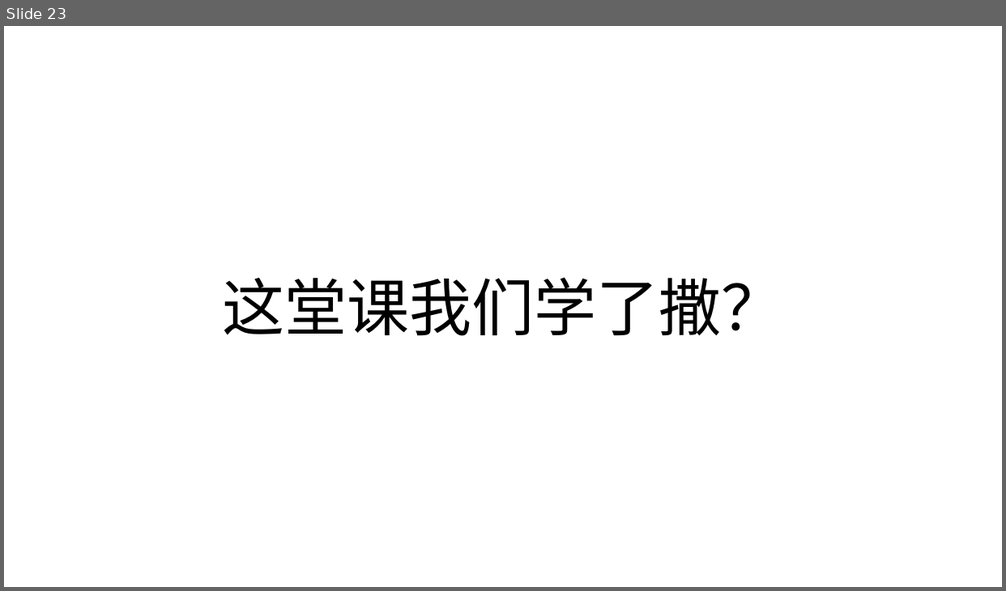
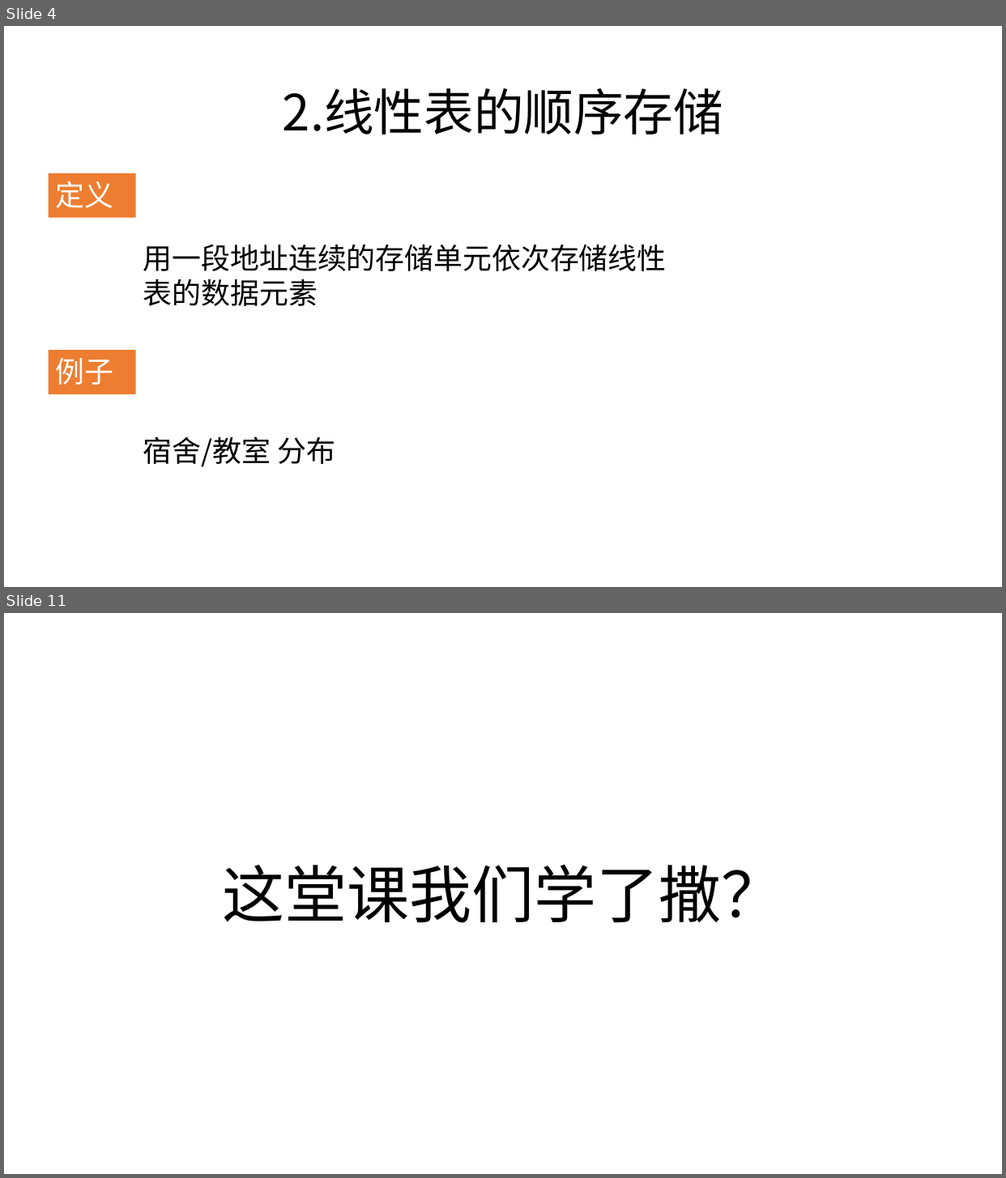
Before and after one commit to zjyesir/hmc_data_structure, a slide deck: 2.线性表.pptx. Shown one above the other, each under a label of ours: slide 23 before the commit, slides 4 and 11 after it; the slides between them are not shown. The pictures are 1006x591 and 1006x1178 pixels, drawn with LibreOffice and Linux fonts; fonts in the diff are those of the drawing; background and template pictures are left out. Boxes give left, top, right and bottom in pixels: in the first picture for what was removed or moved away, otherwise in the second. Text is boxed around its words. In the diff, an @@ line names an element or a change of style, - is before the commit and + after.

```diff
--- a/2.线性表.pptx
+++ b/2.线性表.pptx
@@ slide 4 added at bbox=[4, 26, 1002, 587], background picture (left out) @@
@@ text added at bbox=[283, 88, 723, 135], 48 pt, text #000000 @@
+2.线性表的顺序存储
@@ rectangle added at bbox=[49, 173, 136, 218], fill #ED7D31, 28 pt, text #FFFFFF @@
+定义
@@ text added at bbox=[143, 244, 667, 306], 28 pt, text #000000 @@
+用一段地址连续的存储单元依次存储线性表的数据元素
@@ rectangle added at bbox=[49, 350, 136, 395], fill #ED7D31, 28 pt, text #FFFFFF @@
+例子
@@ text added at bbox=[143, 437, 335, 467], 28 pt, text #000000 @@
+宿舍/教室 分布
@@ what was slide 23 is now slide 11 @@
```
Also in this commit, not shown: 2 slides changed, 8 other slides added, 20 slides removed, 1 other file.
